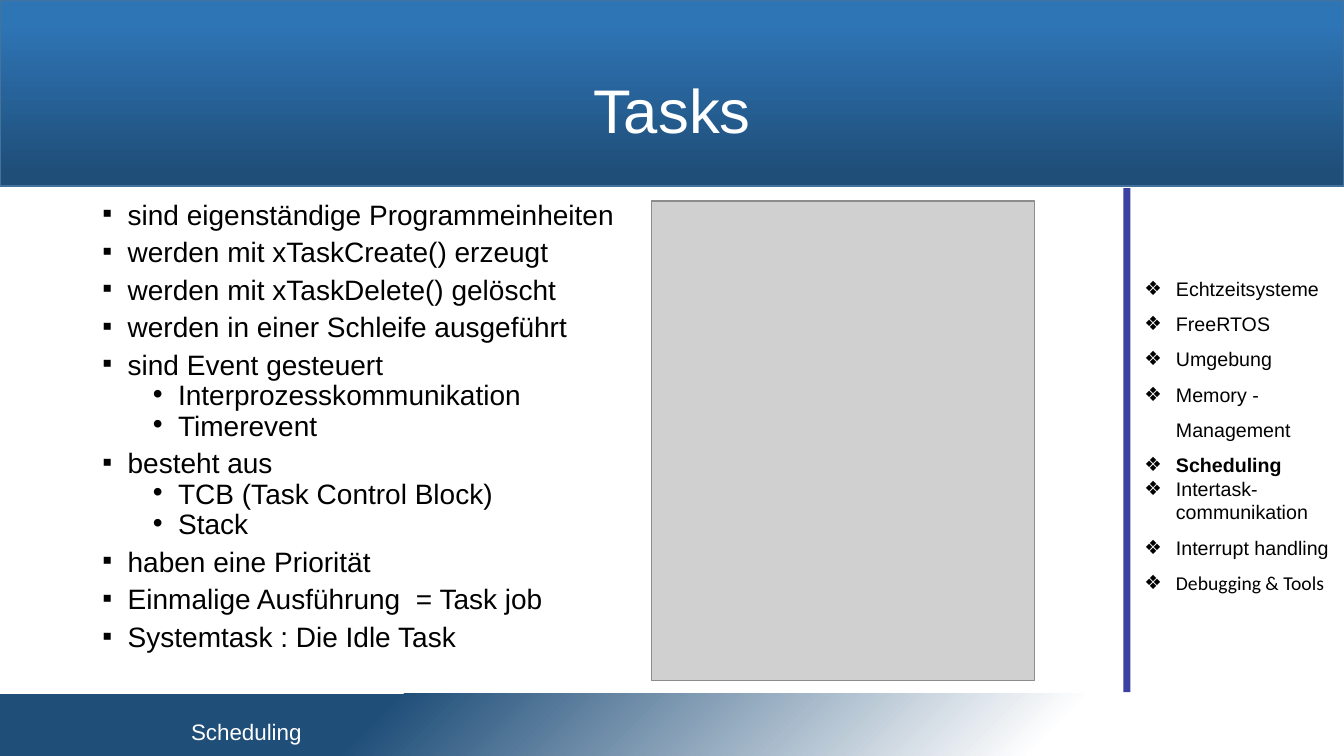
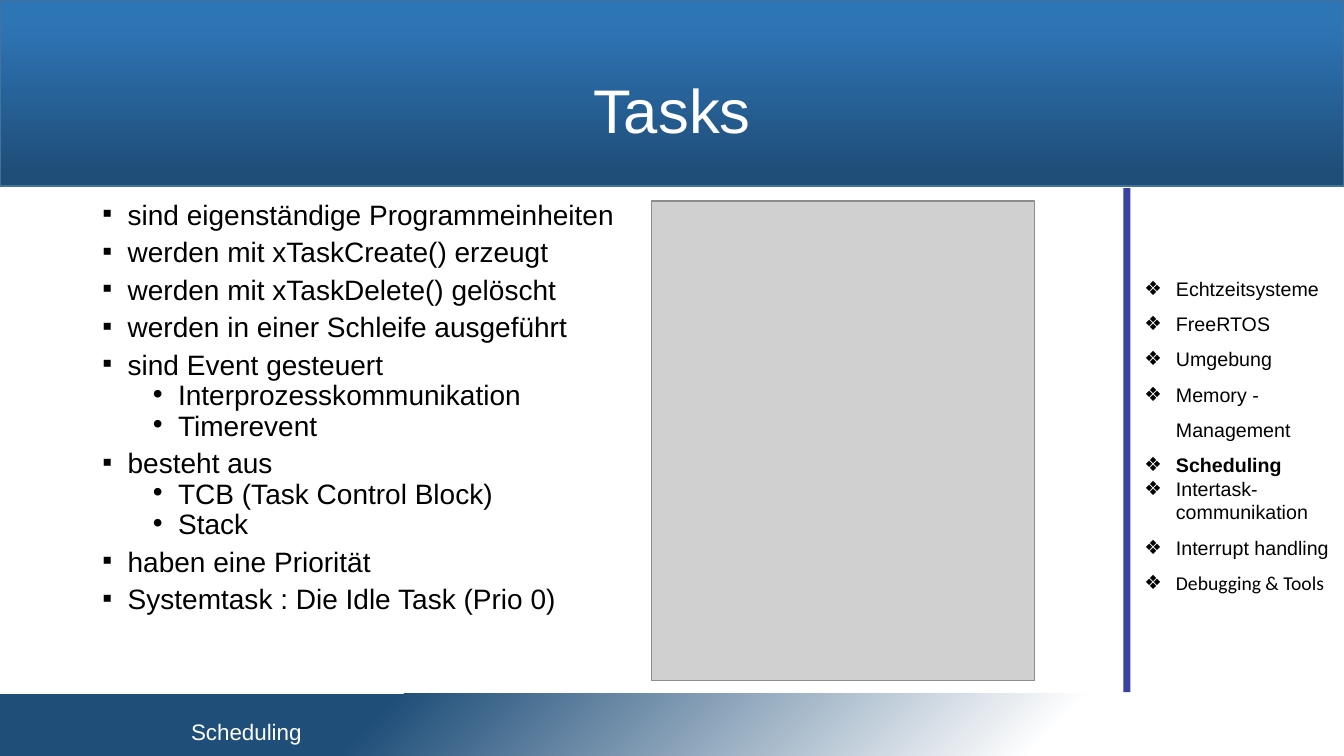
Before and after one commit to snobz/Seminar_BS_2017, a slide deck: slide 13 of Päsi/Seminar Betriebssysteme.pptx (slide 16 before the commit). Drawn at 1344x756 pixels with LibreOffice and Linux fonts; fonts in the diff are those of the drawing; grey boxes stand for pictures; background and template pictures are left out. Boxes give left, top, right and bottom in pixels: in the first picture for what was removed or moved away, otherwise in the second. Text is boxed around its words. In the diff, an @@ line names an element or a change of style, - is before the commit and + after.

```diff
--- a/Päsi/Seminar Betriebssysteme.pptx
+++ b/Päsi/Seminar Betriebssysteme.pptx
@@ text at [128, 588, 556, 615]: text changed @@
-▪ Einmalige Ausführung = Task job
-▪ Systemtask : Die Idle Task
+▪ Systemtask : Die Idle Task (Prio 0)
```
Also in this commit, not shown: 10 other slides changed, 5 slides removed.
